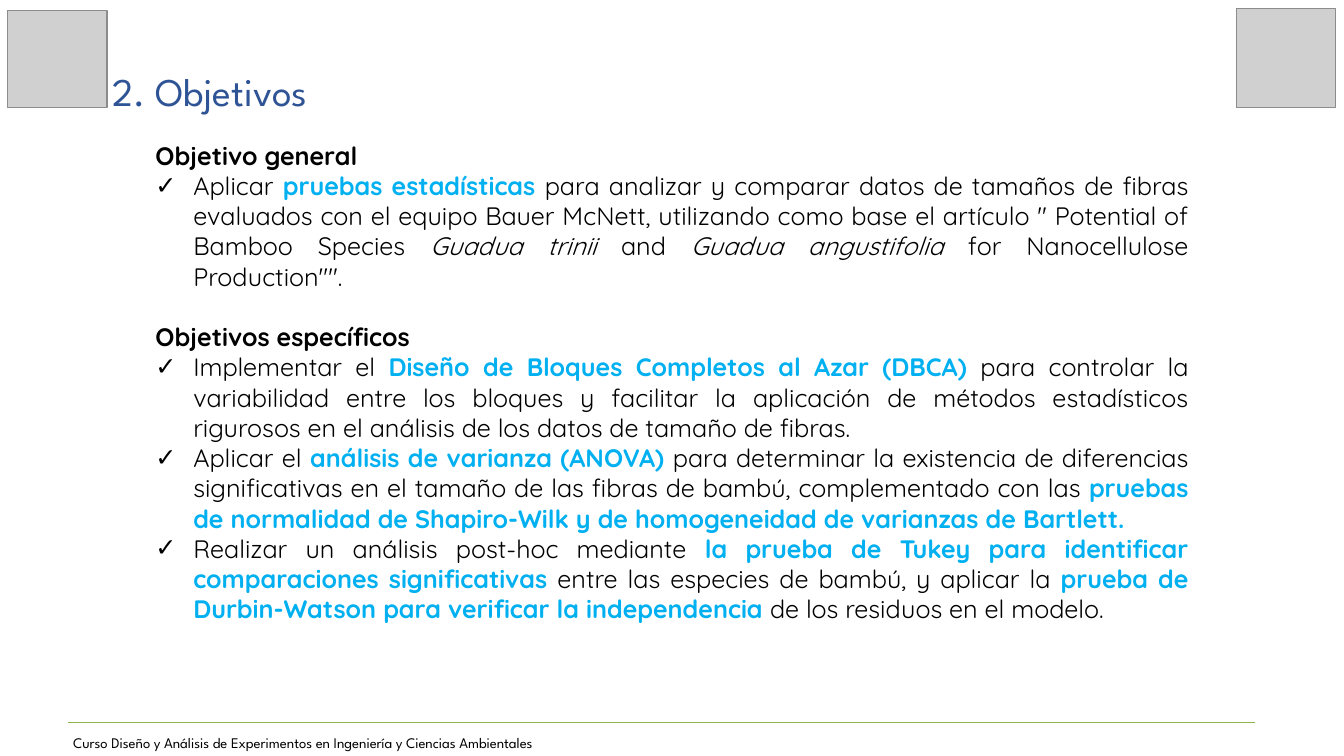
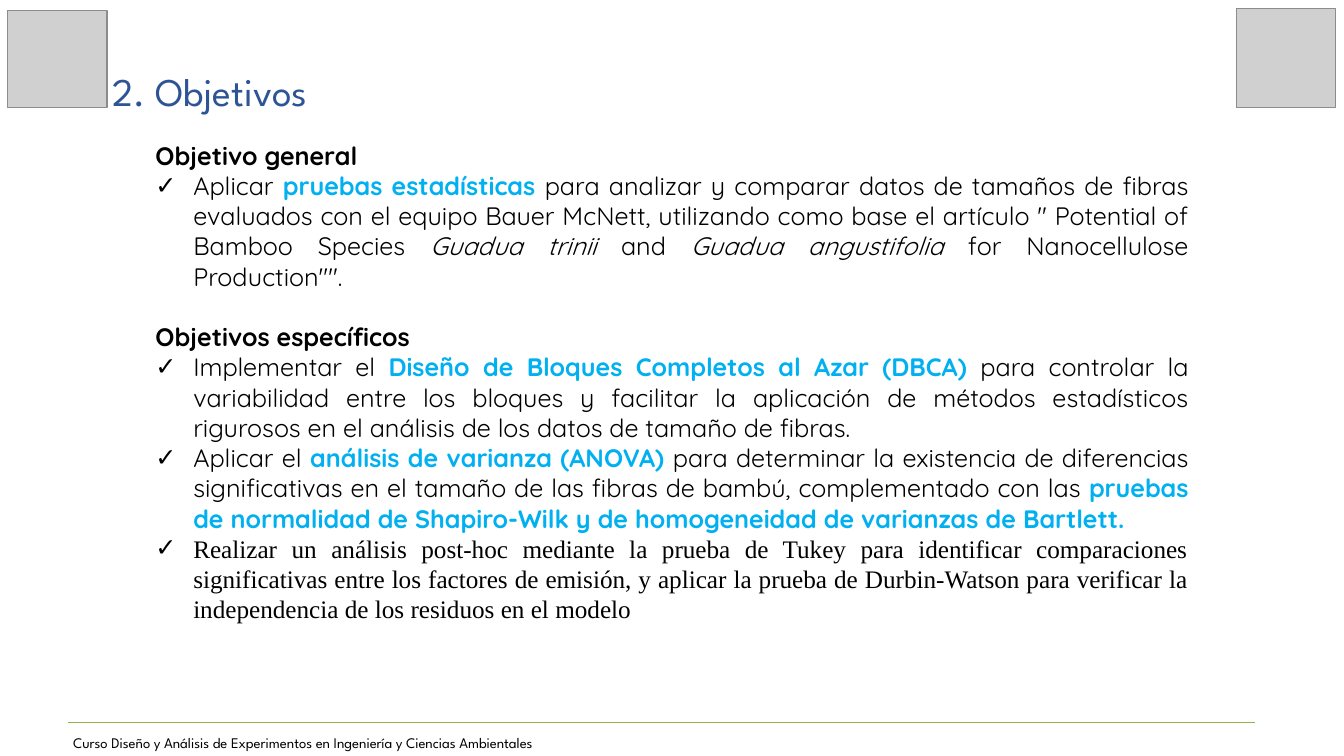
Before and after one commit to JoseZevallosR/Diseno_experimental, a slide deck: slide 4 of tarea4/04_Presentación_A_Estadístico_24_09_2024.pptx. Drawn at 1344x756 pixels with LibreOffice and Linux fonts; fonts in the diff are those of the drawing; grey boxes stand for pictures. Boxes give left, top, right and bottom in pixels: in the first picture for what was removed or moved away, otherwise in the second. Text is boxed around its words. In the diff, an @@ line names an element or a change of style, - is before the commit and + after.

```diff
--- a/tarea4/04_Presentación_A_Estadístico_24_09_2024.pptx
+++ b/tarea4/04_Presentación_A_Estadístico_24_09_2024.pptx
@@ text at <box>193,540,1187,624</box>: text changed; font Quicksand to Times New Roman; text colour #00B0F0 to #000000; bold off @@
-✓ Realizar un análisis post-hoc mediante la prueba de Tukey para identificar comparaciones significativas entre las especies de bambú, y aplicar la prueba de Durbin-Watson para verificar la independencia de los residuos en el modelo.
+✓ Realizar un análisis post-hoc mediante la prueba de Tukey para identificar comparaciones significativas entre los factores de emisión, y aplicar la prueba de Durbin-Watson para verificar la independencia de los residuos en el modelo
```
Also in this commit, not shown: 7 other slides changed, 2 other files.
